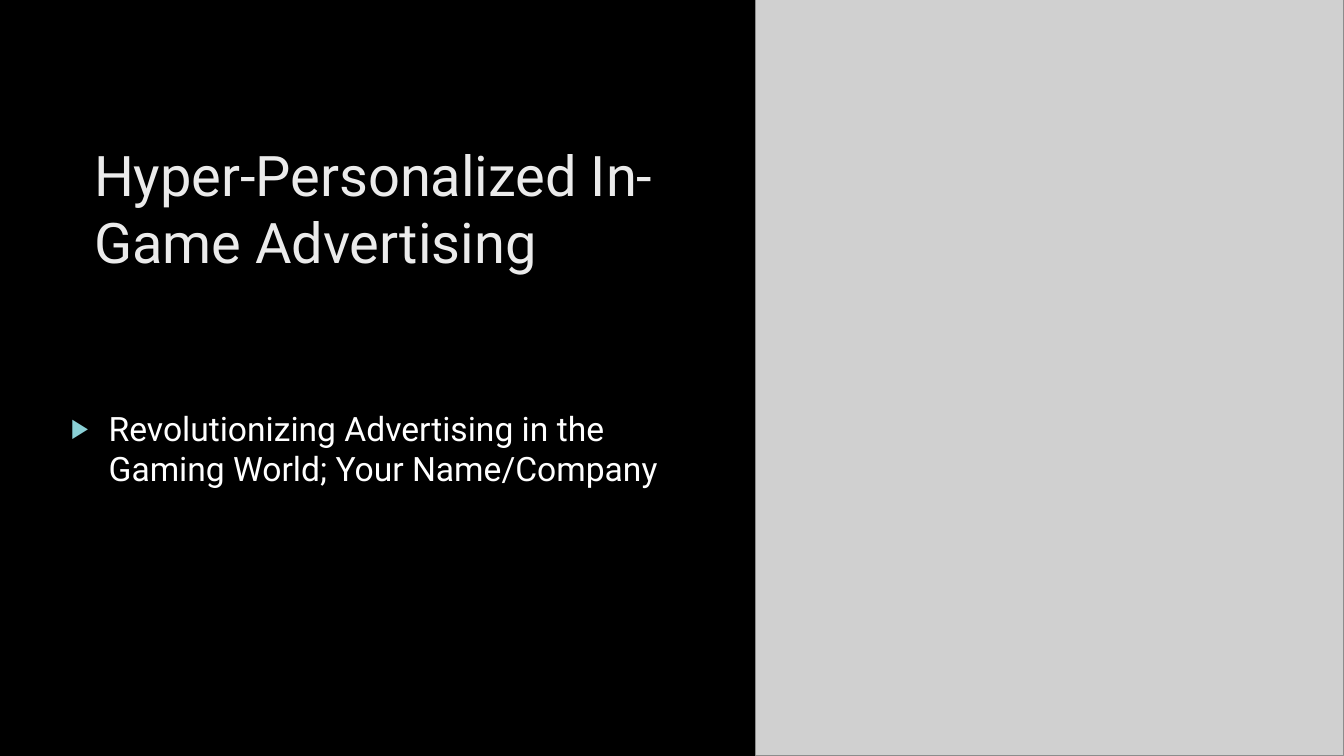
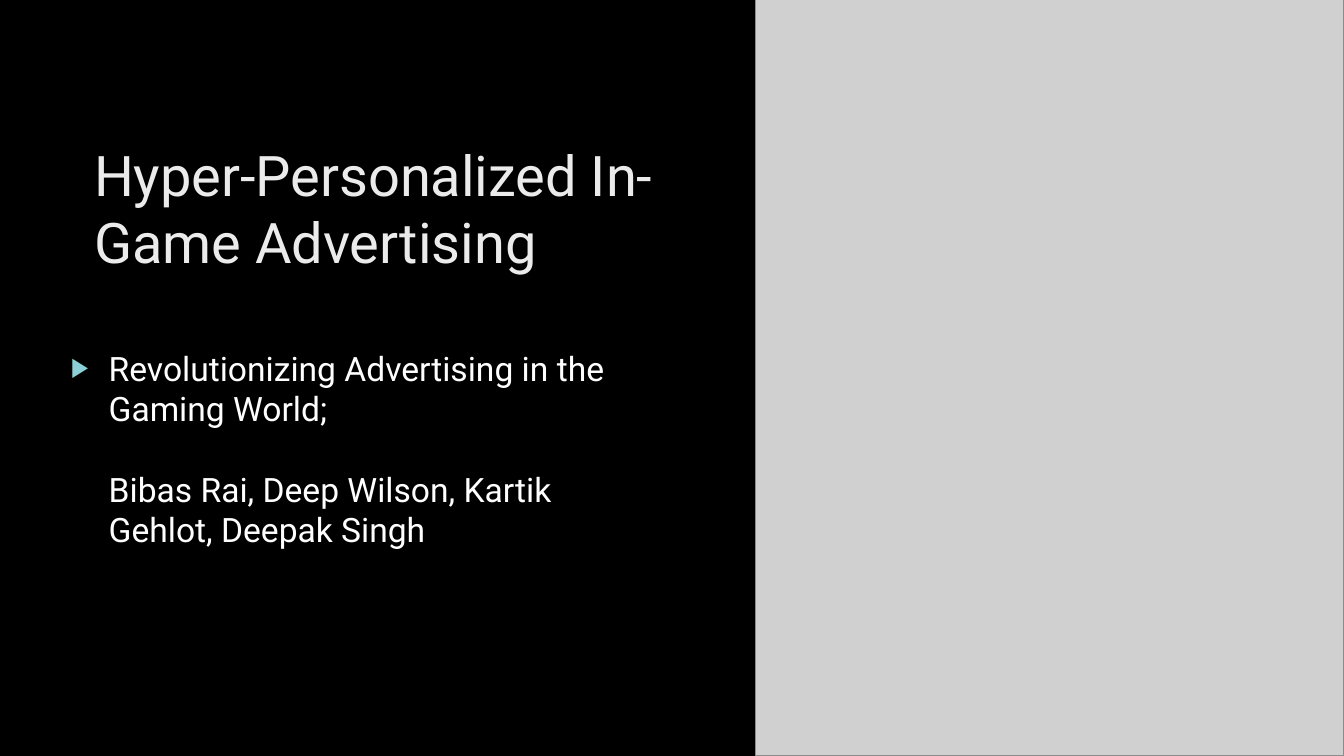
Before and after one commit to bibasrairockz/Hyper-Personalized-In-Game-Advertising, a slide deck: slide 1 of Hyper-Personalized_In-Game_Advertising .pptx. Drawn at 1344x756 pixels with LibreOffice and Linux fonts; fonts in the diff are those of the drawing; grey boxes stand for pictures; background and template pictures are left out. Boxes give left, top, right and bottom in pixels: in the first picture for what was removed or moved away, otherwise in the second. Text is boxed around its words. In the diff, an @@ line names an element or a change of style, - is before the commit and + after.

```diff
--- a/Hyper-Personalized_In-Game_Advertising .pptx
+++ b/Hyper-Personalized_In-Game_Advertising .pptx
@@ text at (109, 355, 604, 549): text changed @@
-▶ Revolutionizing Advertising in the Gaming World; Your Name/Company
+▶ Revolutionizing Advertising in the Gaming World;
+  Bibas Rai, Deep Wilson, Kartik Gehlot, Deepak Singh
```
Also in this commit, not shown: 5 other slides changed.
